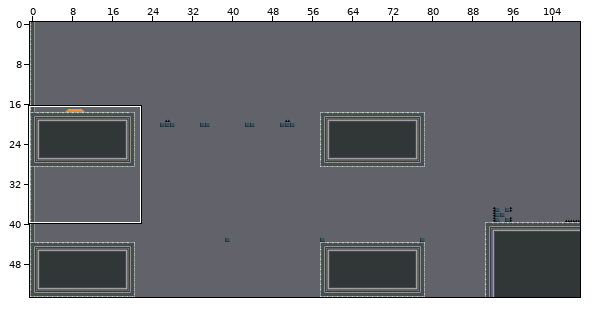
A Tiled map gets an edit: android/assets/levels/level8.tmx. The first picture is a wide view before the edit; the outline marks the close-up.
Close-up. The starting point:
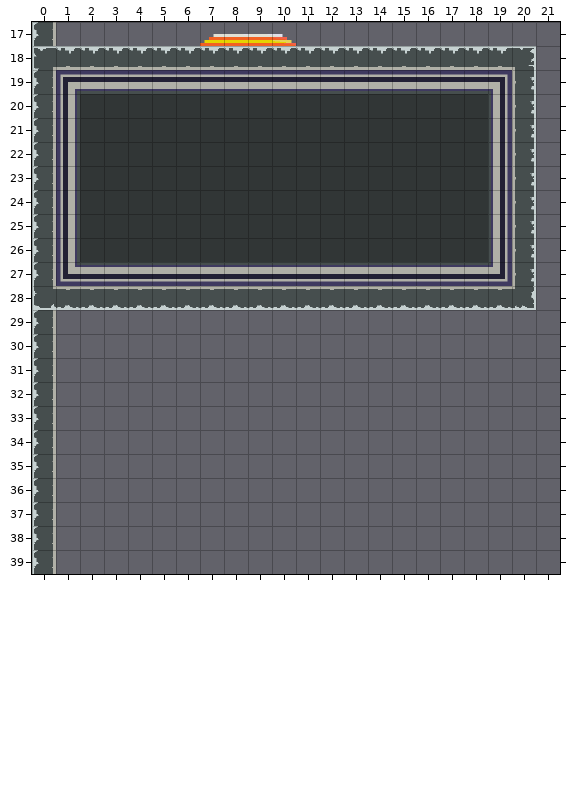
Cells are 32x32 px. Shown: x 0..21, y 17..39. The commit also changed other parts of the map, which this record leaves out.
And afterwards:
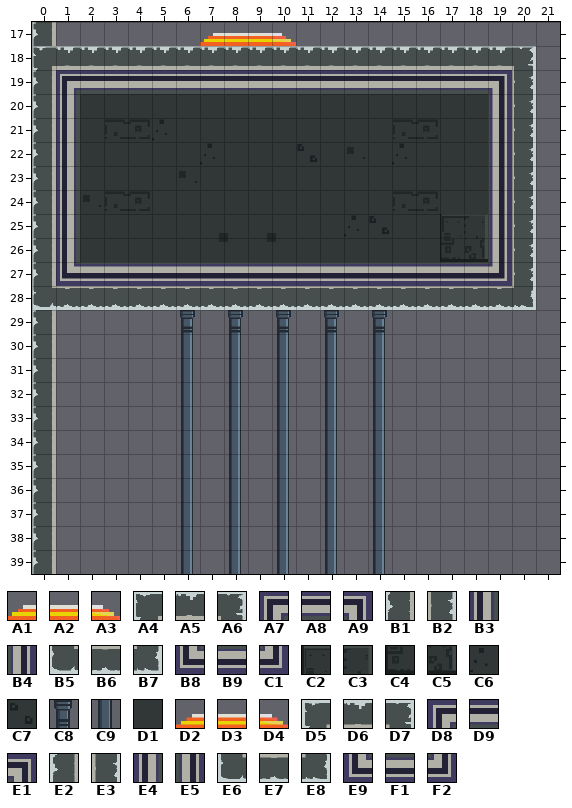
Key: from "tileset": A1 22, A2 23, A3 24, A4 48, A5 49, A6 50, A7 53, A8 54, A9 55, B1 64, B2 66, B3 69, B4 71, B5 80, B6 81, B7 82, B8 85, B9 86, C1 87, C2 88, C3 89, C4 104, C5 105, C6 119, C7 133, C8 162, C9 178; from "tileset-new": D1 16, D2 21, D3 22, D4 23, D5 45, D6 46, D7 47, D8 50, D9 51, E1 52, E2 60, E3 62, E4 65, E5 67, E6 75, E7 76, E8 77, E9 80, F1 81, F2 82.
__ is an empty cell, .. an unchanged one.
Diff:
--- layer "Platform"
@@ x 0..20 @@
-17 E2 .. .. .. .. .. .. .. .. .. .. .. .. .. .. .. .. .. .. .. ..
-18 D5 D6 D6 D6 D6 D6 D6 D6 D6 D6 D6 D6 D6 D6 D6 D6 D6 D6 D6 D6 D7
-19 E2 D8 D9 D9 D9 D9 D9 D9 D9 D9 D9 D9 D9 D9 D9 D9 D9 D9 D9 E1 E3
-20 E2 E4 .. .. .. .. .. .. .. .. .. .. .. .. .. .. .. .. .. E5 E3
-21 E2 E4 .. .. .. D1 .. .. .. .. .. .. .. .. .. .. .. .. .. E5 E3
-22 E2 E4 .. .. .. .. .. D1 .. .. .. D1 .. .. .. D1 .. .. .. E5 E3
-23 E2 E4 .. .. .. .. .. .. .. .. .. .. .. .. .. .. .. .. .. E5 E3
-24 E2 E4 .. .. .. .. .. .. .. .. .. .. .. .. .. .. .. .. .. E5 E3
-25 E2 E4 .. .. .. .. .. .. .. .. .. .. .. D1 D1 .. .. D1 D1 E5 E3
-26 E2 E4 .. .. .. .. .. .. .. .. .. .. .. .. .. .. .. D1 D1 E5 E3
-27 E2 E9 F1 F1 F1 F1 F1 F1 F1 F1 F1 F1 F1 F1 F1 F1 F1 F1 F1 F2 E3
-28 E6 E7 E7 E7 E7 E7 E7 E7 E7 E7 E7 E7 E7 E7 E7 E7 E7 E7 E7 E7 E8
-29 E2 .. .. .. .. .. __ .. __ .. __ .. __ .. __ .. .. .. .. .. ..
-30 E2 .. .. .. .. .. __ .. __ .. __ .. __ .. __ .. .. .. .. .. ..
-31 E2 .. .. .. .. .. __ .. __ .. __ .. __ .. __ .. .. .. .. .. ..
-32 E2 .. .. .. .. .. __ .. __ .. __ .. __ .. __ .. .. .. .. .. ..
-33 E2 .. .. .. .. .. __ .. __ .. __ .. __ .. __ .. .. .. .. .. ..
-34 E2 .. .. .. .. .. __ .. __ .. __ .. __ .. __ .. .. .. .. .. ..
-35 E2 .. .. .. .. .. __ .. __ .. __ .. __ .. __ .. .. .. .. .. ..
-36 E2 .. .. .. .. .. __ .. __ .. __ .. __ .. __ .. .. .. .. .. ..
-37 E2 .. .. .. .. .. __ .. __ .. __ .. __ .. __ .. .. .. .. .. ..
-38 E2 .. .. .. .. .. __ .. __ .. __ .. __ .. __ .. .. .. .. .. ..
-39 E2 .. .. .. .. .. __ .. __ .. __ .. __ .. __ .. .. .. .. .. ..
+17 B1 .. .. .. .. .. .. .. .. .. .. .. .. .. .. .. .. .. .. .. ..
+18 A4 A5 A5 A5 A5 A5 A5 A5 A5 A5 A5 A5 A5 A5 A5 A5 A5 A5 A5 A5 A6
+19 B1 A7 A8 A8 A8 A8 A8 A8 A8 A8 A8 A8 A8 A8 A8 A8 A8 A8 A8 A9 B2
+20 B1 B3 .. .. .. .. .. .. .. .. .. .. .. .. .. .. .. .. .. B4 B2
+21 B1 B3 .. .. .. C6 .. .. .. .. .. .. .. .. .. .. .. .. .. B4 B2
+22 B1 B3 .. .. .. .. .. C6 .. .. .. C7 .. .. .. C6 .. .. .. B4 B2
+23 B1 B3 .. .. .. .. .. .. .. .. .. .. .. .. .. .. .. .. .. B4 B2
+24 B1 B3 .. .. .. .. .. .. .. .. .. .. .. .. .. .. .. .. .. B4 B2
+25 B1 B3 .. .. .. .. .. .. .. .. .. .. .. C6 C7 .. .. C2 C3 B4 B2
+26 B1 B3 .. .. .. .. .. .. .. .. .. .. .. .. .. .. .. C4 C5 B4 B2
+27 B1 B8 B9 B9 B9 B9 B9 B9 B9 B9 B9 B9 B9 B9 B9 B9 B9 B9 B9 C1 B2
+28 B5 B6 B6 B6 B6 B6 B6 B6 B6 B6 B6 B6 B6 B6 B6 B6 B6 B6 B6 B6 B7
+29 B1 .. .. .. .. .. C8 .. C8 .. C8 .. C8 .. C8 .. .. .. .. .. ..
+30 B1 .. .. .. .. .. C9 .. C9 .. C9 .. C9 .. C9 .. .. .. .. .. ..
+31 B1 .. .. .. .. .. C9 .. C9 .. C9 .. C9 .. C9 .. .. .. .. .. ..
+32 B1 .. .. .. .. .. C9 .. C9 .. C9 .. C9 .. C9 .. .. .. .. .. ..
+33 B1 .. .. .. .. .. C9 .. C9 .. C9 .. C9 .. C9 .. .. .. .. .. ..
+34 B1 .. .. .. .. .. C9 .. C9 .. C9 .. C9 .. C9 .. .. .. .. .. ..
+35 B1 .. .. .. .. .. C9 .. C9 .. C9 .. C9 .. C9 .. .. .. .. .. ..
+36 B1 .. .. .. .. .. C9 .. C9 .. C9 .. C9 .. C9 .. .. .. .. .. ..
+37 B1 .. .. .. .. .. C9 .. C9 .. C9 .. C9 .. C9 .. .. .. .. .. ..
+38 B1 .. .. .. .. .. C9 .. C9 .. C9 .. C9 .. C9 .. .. .. .. .. ..
+39 B1 .. .. .. .. .. C9 .. C9 .. C9 .. C9 .. C9 .. .. .. .. .. ..
--- layer "Portal"
@@ x 7..10 @@
-17 D2 D3 D3 D4
+17 A1 A2 A2 A3
